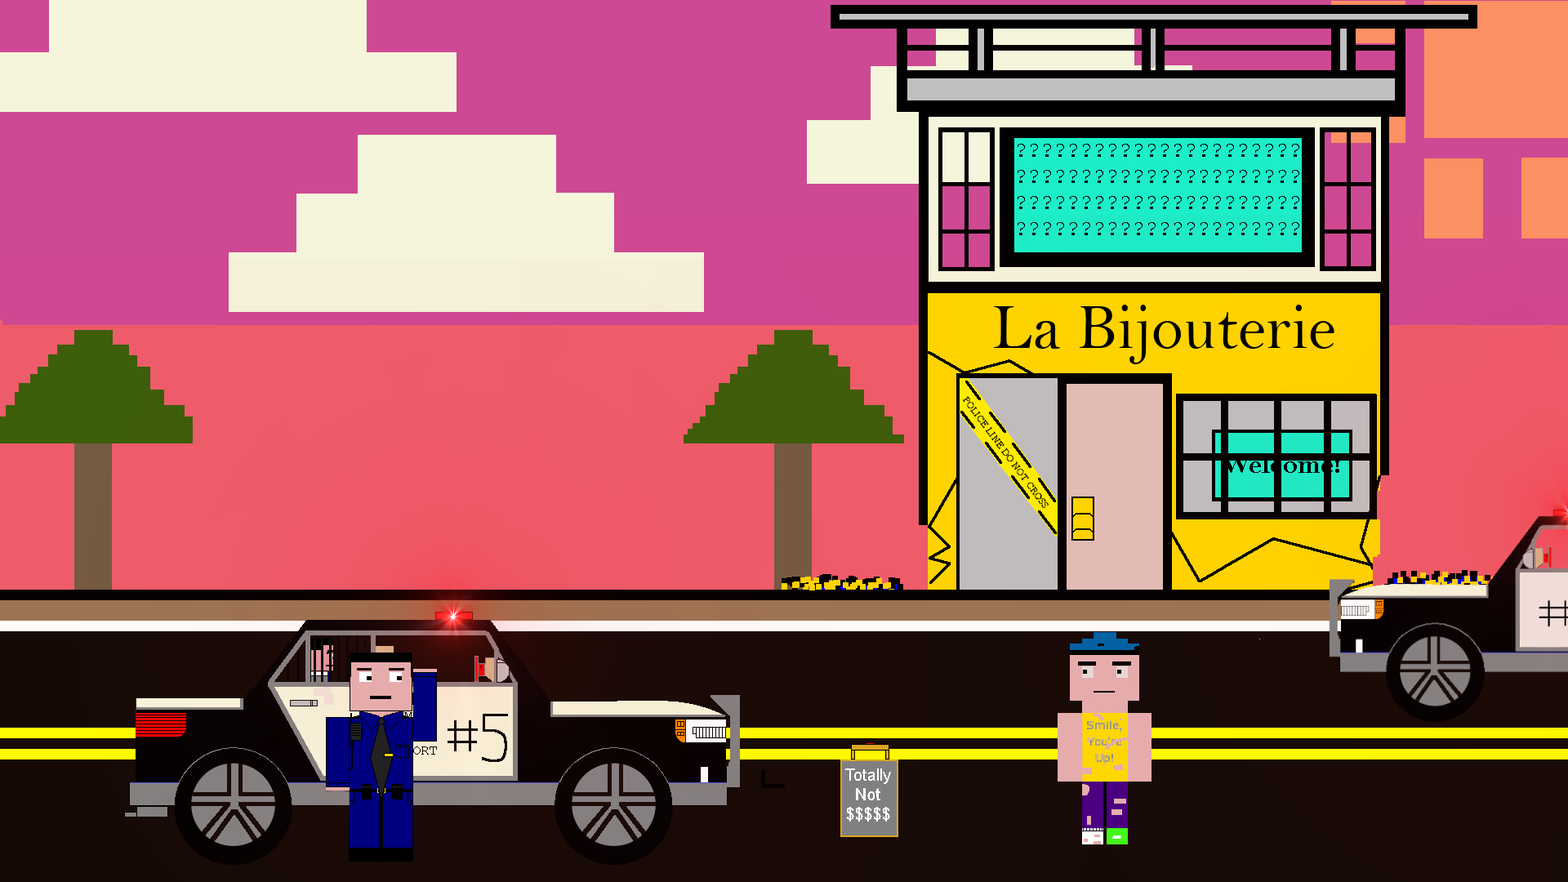
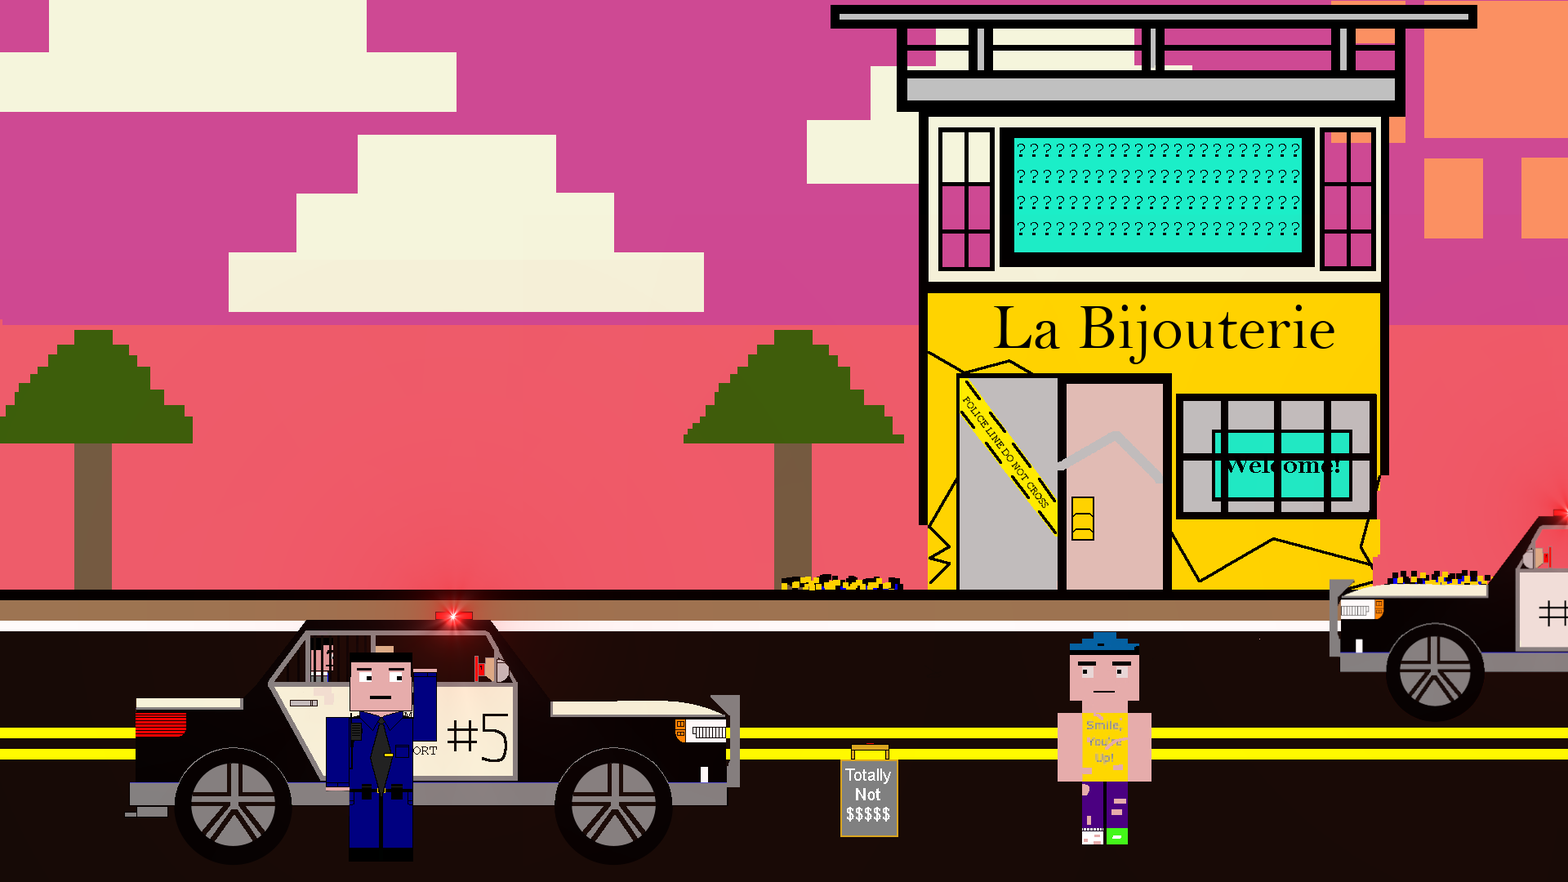
Two versions of the same layered image (1568x882). Layer-by-layer changes:
added layer "Background copy #8" above "Background copy #7" over [761, 431, 1163, 789]
hid "Background copy #7" over [761, 431, 1163, 789]